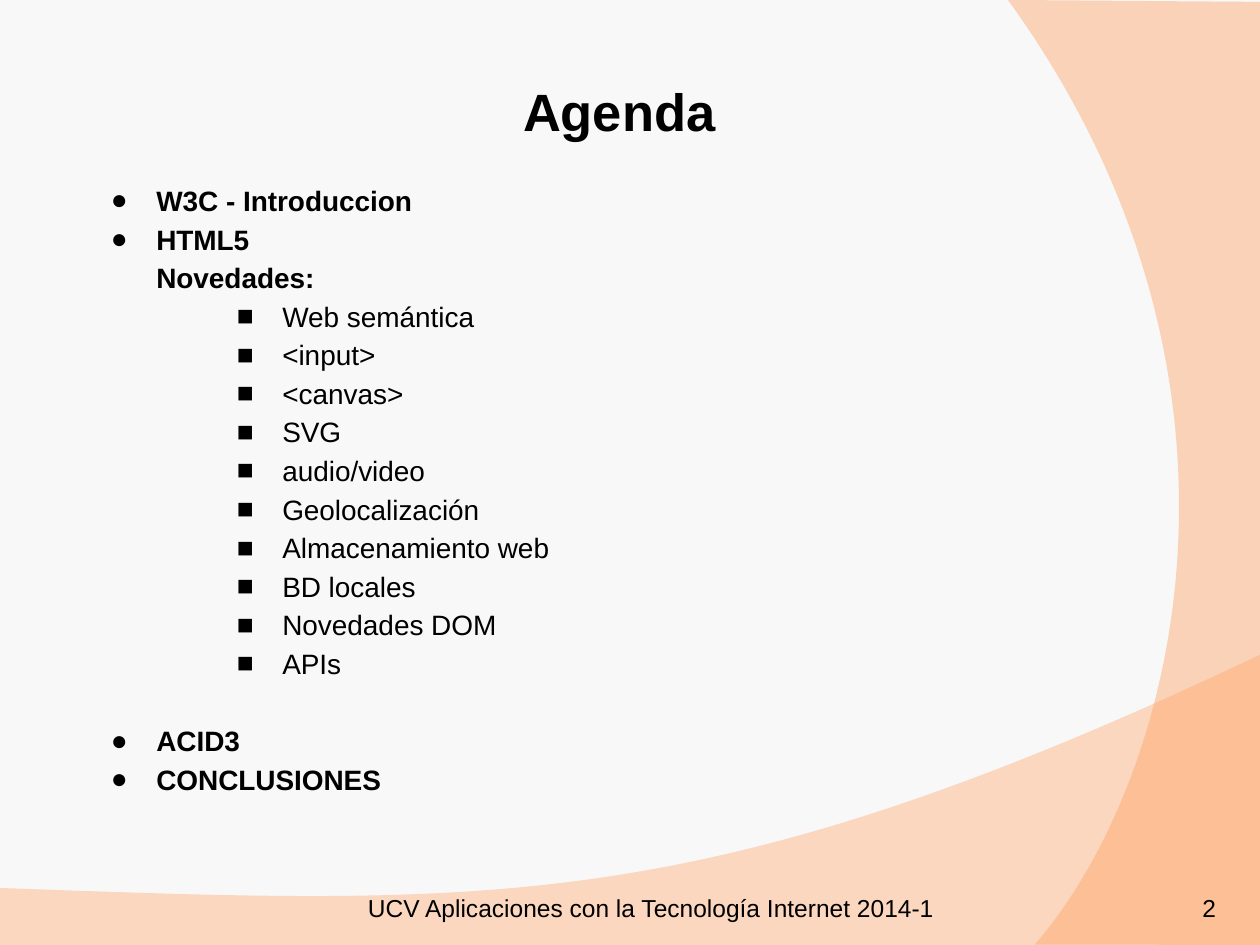
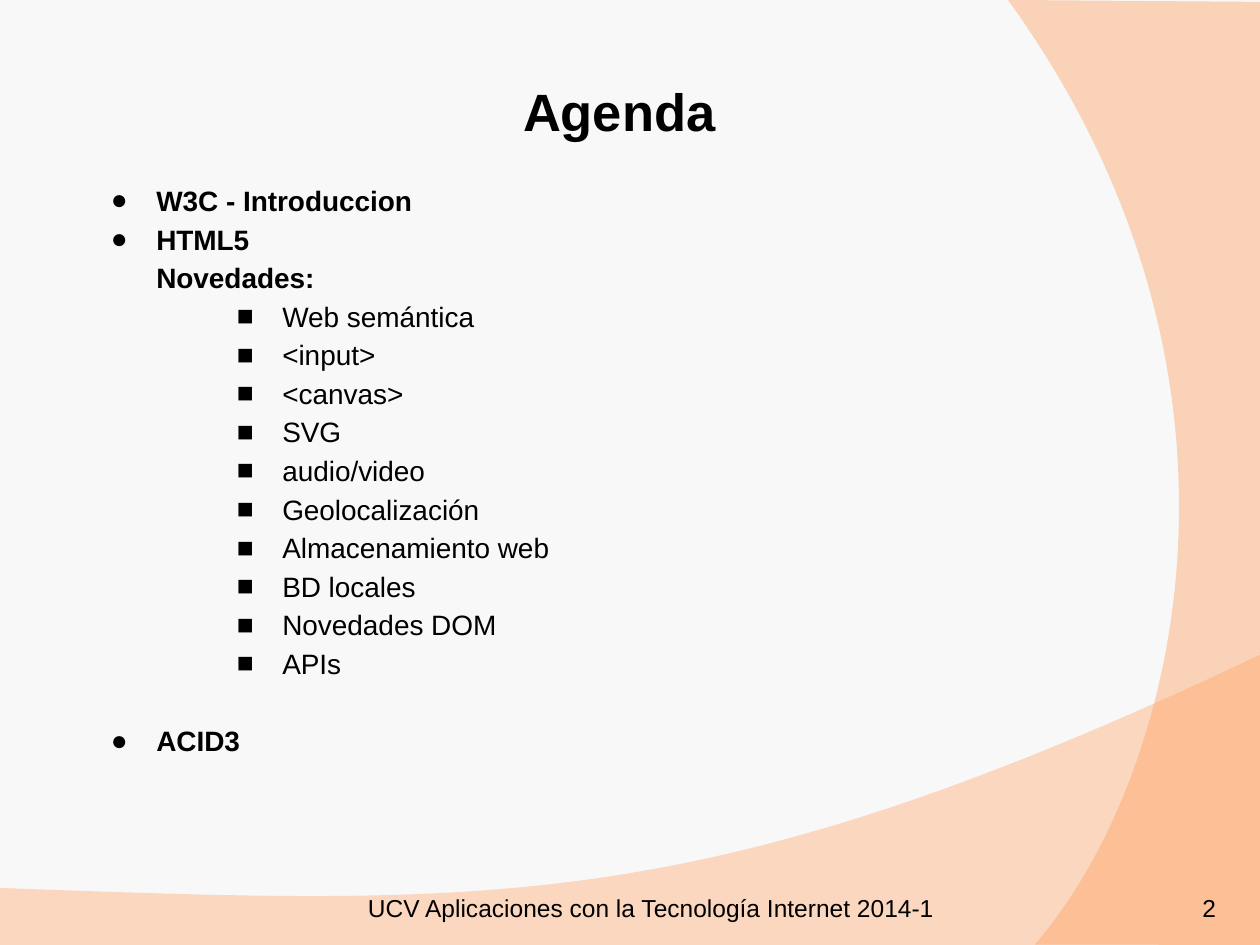
Before and after one commit to antonio-leal-batista/git, a slide deck: slide 2 of contenido/ATI_Expo_HTML5.2014-1.pptx. Drawn at 1260x945 pixels with LibreOffice and Linux fonts; fonts in the diff are those of the drawing. Boxes give left, top, right and bottom in pixels: in the first picture for what was removed or moved away, otherwise in the second. Text is boxed around its words. In the diff, an @@ line names an element or a change of style, - is before the commit and + after.

Commit message:
Actualización presentación HTML5

```diff
--- a/contenido/ATI_Expo_HTML5.2014-1.pptx
+++ b/contenido/ATI_Expo_HTML5.2014-1.pptx
@@ text at (x1=156, y1=770, x2=381, y2=791): paragraph removed @@
-● CONCLUSIONES
```
